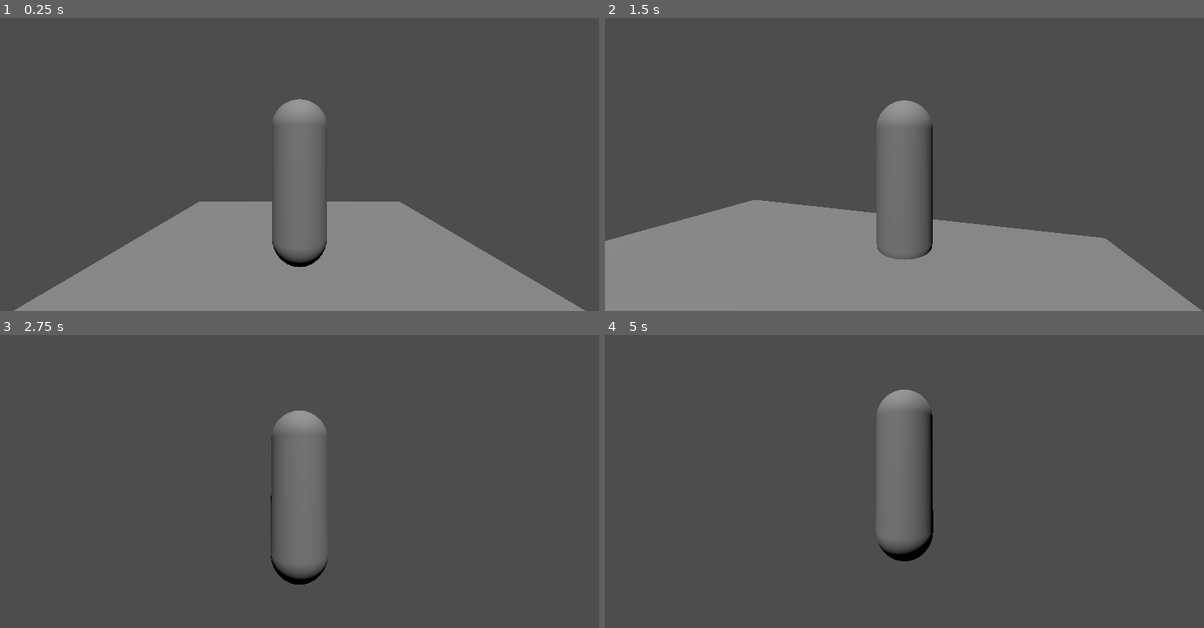
Above: before the commit, frames 1-4 (two rows, left to right).
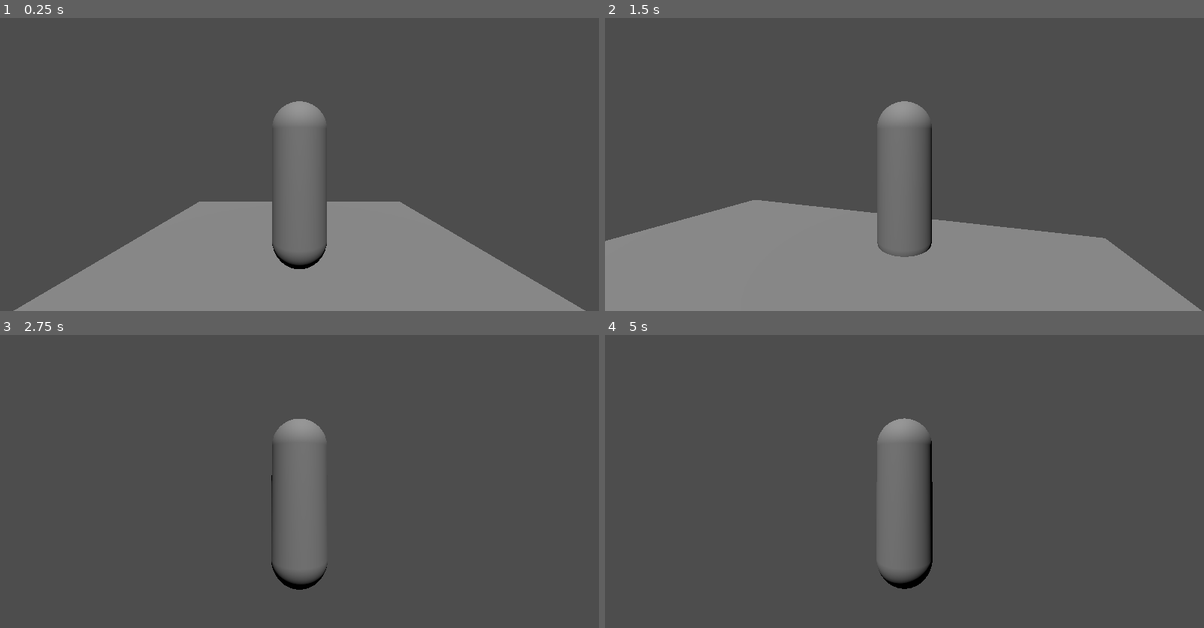
Above: after the commit, the same moments.

Repository: arrowira/SoulsLike
Game: Godot game, scene res://MainScene.tscn
The game is run twice, just before and just after one commit, with the same random seed, the same clock (stepped at 60 frames per second) and the same inputs.
Inputs (mouse positions are in pixels of both pictures, inside the frame that each line leads up to):
- Up to frame 1 (0.25 s): no input
- Up to frame 2 (1.5 s): tap Enter (ui_accept) at 0.5, 0.77 s; move the mouse to (934, 141) at 0.52 s; hold W (forward) from 0.53 s (still down); move the mouse to (874, 143) at 1.27 s
- Up to frame 3 (2.75 s): keep holding W (forward); tap Enter (ui_accept) at 1.52 s; move the mouse to (311, 455) at 2.02 s
- Up to frame 4 (5 s): keep holding W (forward); move the mouse to (898, 463) at 2.77 s; tap Enter (ui_accept) at 3.02, 3.77, 4.52 s; move the mouse to (946, 463) at 3.52 s; move the mouse to (856, 455) at 4.27 s

The runs differ from the first frame. In frame 1, 0.2% of the frame differs, in the area x 45-55%, y 27-86%; in frame 2, 0.2%; in frame 3, 0.7%; in frame 4, 1.9%, in the area x 45-55%, y 18-87%.

Commit message:
jitterFix

Diff:
--- a/player.gd
+++ b/player.gd
@@ -3,32 +3,36 @@
 
 const SPEED = 5.0
 const JUMP_VELOCITY = 4.5
-var sensitivity = 0.3;
-signal cbPos;
-signal cbRot;
+var sensitivity = 0.3
 
 @onready var cam_origin: Node3D = $camOriginLeftRight/camOrigin
-
+@onready var lrCam: Node3D = $camOriginLeftRight
 func _input(event):
 	if event is InputEventMouseMotion:
 		#rotate cam left and right
-		rotate_y(deg_to_rad(-event.relative.x * sensitivity))
+		lrCam.rotate_y(deg_to_rad(-event.relative.x * sensitivity))
 		#rotate cam up and down
 		cam_origin.rotate_x(deg_to_rad(-event.relative.y * sensitivity))
 		cam_origin.rotation.x = clamp(cam_origin.rotation.x,deg_to_rad(-90), deg_to_rad(45))
 
 func _ready() -> void:
 	Input.mouse_mode = Input.MOUSE_MODE_CAPTURED
+var transY = 0
+
+# Called every frame. 'delta' is the elapsed time since the previous frame.
+
+
+
 
 func _physics_process(delta: float) -> void:
-	cbPos.emit(position)
+
 	if Input.is_action_just_pressed("quit"):
 		get_tree().quit()
 	# Add the gravity.
 	if not is_on_floor():
 		velocity += get_gravity() * delta
 	if Input.is_action_pressed("forward"):
-		cbRot.emit(rotation.y)
+		$MeshInstance3D.rotation.y = lrCam.rotation.y
 	# Handle jump.
 	if Input.is_action_just_pressed("ui_accept") and is_on_floor():
 		velocity.y = JUMP_VELOCITY
@@ -36,7 +40,7 @@
 	# Get the input direction and handle the movement/deceleration.
 	# As good practice, you should replace UI actions with custom gameplay actions.
 	var input_dir := Input.get_vector("left", "right", "forward", "backward")
-	var direction := (transform.basis * Vector3(input_dir.x, 0, input_dir.y)).normalized()
+	var direction := (lrCam.transform.basis * Vector3(input_dir.x, 0, input_dir.y)).normalized()
 	if direction:
 		velocity.x = direction.x * SPEED
 		velocity.z = direction.z * SPEED
--- a/playerMesh.gd
+++ b/playerMesh.gd
@@ -1,4 +1,5 @@
 extends MeshInstance3D
+
 
 
 # Called when the node enters the scene tree for the first time.
@@ -7,14 +8,16 @@
 
 
 # Called every frame. 'delta' is the elapsed time since the previous frame.
-func _process(delta: float) -> void:
-	pass
+
+
 
 
 func _on_character_body_3d_cb_pos(val) -> void:
-	position = val
+	#position = val
+	pass
 
 
 
 func _on_character_body_3d_cb_rot(val) -> void:
-	rotation.y = val
+	#rotation.y = val
+	pass
--- a/player_scene.tscn
+++ b/player_scene.tscn
@@ -32,14 +32,10 @@
 [node name="Camera3D" type="Camera3D" parent="CharacterBody3D/camOriginLeftRight/camOrigin/SpringArm3D"]
 transform = Transform3D(1, 0, 0, 0, 1, 0, 0, 0, 1, 0, 0, 5.04493)
 
-[node name="MeshInstance3D" type="MeshInstance3D" parent="."]
+[node name="MeshInstance3D" type="MeshInstance3D" parent="CharacterBody3D"]
 mesh = SubResource("CapsuleMesh_4d8bg")
-skeleton = NodePath("../CharacterBody3D")
 script = ExtResource("3_b4rb4")
 
-[node name="MeshInstance3D" type="MeshInstance3D" parent="MeshInstance3D"]
+[node name="MeshInstance3D" type="MeshInstance3D" parent="CharacterBody3D/MeshInstance3D"]
 transform = Transform3D(1, 0, 0, 0, 1, 0, 0, 0, 1, 0.0517681, 0.723191, -0.404443)
 mesh = SubResource("SphereMesh_70mqn")
-
-[connection signal="cbPos" from="CharacterBody3D" to="MeshInstance3D" method="_on_character_body_3d_cb_pos"]
-[connection signal="cbRot" from="CharacterBody3D" to="MeshInstance3D" method="_on_character_body_3d_cb_rot"]
Not shown: 1 places in node_3d.tscn that only renumber resources
